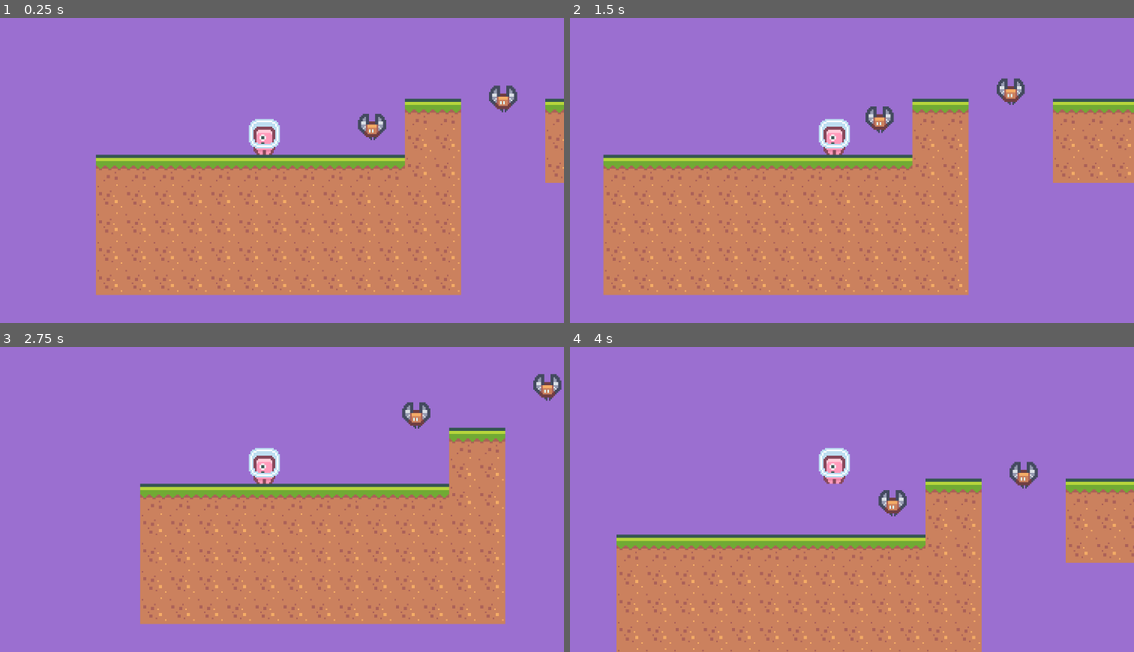
Above: before the commit, frames 1-4 (two rows, left to right).
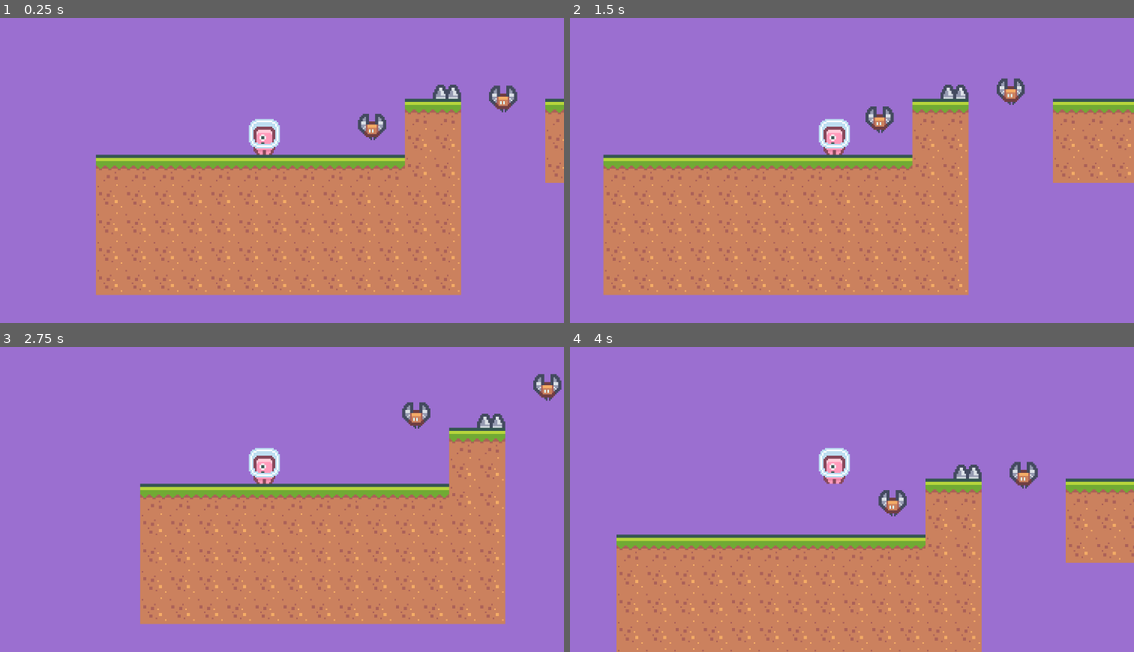
Above: after the commit, the same moments.

Repository: beltranbot/project-2d-platformer
Game: Godot game, scene res://Scenes/Level1.tscn
The game is run twice, just before and just after one commit, with the same random seed, the same clock (stepped at 60 frames per second) and the same inputs.
Inputs:
- Up to frame 1 (0.25 s): no input
- Up to frame 2 (1.5 s): hold Right from 0.53 s (still down); tap Space at 0.77 s
- Up to frame 3 (2.75 s): tap Space at 1.52 s; release Right at 2.03 s; hold Left from 2.03 s (still down)
- Up to frame 4 (4 s): release Left at 2.78 s; hold Right from 2.78 s (still down); tap Space at 3.02, 3.77 s

The runs differ from the first frame. In frame 1, 0.2% of the frame differs, in the area x 76-82%, y 21-27%; in frame 2, 0.2%; in frame 3, 0.2%; in frame 4, 0.2%.

Commit message:
17. spikes - part 2

Diff:
--- a/Scenes/Level1.tscn
+++ b/Scenes/Level1.tscn
@@ -1,9 +1,11 @@
-[gd_scene load_steps=8 format=3 uid="uid://cqbsca3l6roi3"]
+[gd_scene load_steps=11 format=3 uid="uid://cqbsca3l6roi3"]
 
 [ext_resource type="Texture2D" uid="uid://biwond464pw3f" path="res://Assests/Sprites/Tiles/tiles_packed.png" id="1_joc8x"]
 [ext_resource type="Script" uid="uid://de4f32owja7wu" path="res://Scripts/player.gd" id="2_jghel"]
 [ext_resource type="Texture2D" uid="uid://c3nvqgsbwhv3a" path="res://Assests/Sprites/Characters/character_0004.png" id="3_slnnj"]
 [ext_resource type="PackedScene" uid="uid://8pe02dm0fhra" path="res://Scenes/enemy.tscn" id="4_jghel"]
+[ext_resource type="Texture2D" uid="uid://bj4phc7ceh37p" path="res://Assests/Sprites/Objects/tile_0068.png" id="5_slnnj"]
+[ext_resource type="Script" uid="uid://cxeoqk4bhxrro" path="res://Scripts/spikes.gd" id="5_t3or0"]
 
 [sub_resource type="TileSetAtlasSource" id="TileSetAtlasSource_mc20k"]
 texture = ExtResource("1_joc8x")
@@ -272,6 +274,9 @@
 [sub_resource type="CapsuleShape2D" id="CapsuleShape2D_cove1"]
 height = 23.0
 
+[sub_resource type="RectangleShape2D" id="RectangleShape2D_ysn8j"]
+size = Vector2(16, 10)
+
 [node name="Main" type="Node2D"]
 
 [node name="TileMap" type="TileMap" parent="."]
@@ -300,3 +305,16 @@
 
 [node name="Enemy3" parent="." instance=ExtResource("4_jghel")]
 position = Vector2(184, -19)
+
+[node name="Spikes" type="Area2D" parent="."]
+position = Vector2(117, -45)
+script = ExtResource("5_t3or0")
+
+[node name="Sprite2D" type="Sprite2D" parent="Spikes"]
+texture = ExtResource("5_slnnj")
+
+[node name="CollisionShape2D" type="CollisionShape2D" parent="Spikes"]
+position = Vector2(0, 5)
+shape = SubResource("RectangleShape2D_ysn8j")
+
+[connection signal="body_entered" from="Spikes" to="Spikes" method="_on_body_entered"]
--- /dev/null
+++ b/Scripts/spikes.gd
@@ -0,0 +1,6 @@
+extends Area2D
+
+
+func _on_body_entered(body: Node2D) -> void:
+	if body.is_in_group("player"):
+		body.game_over()
Not shown, added: Scripts/enemy.gd.uid
